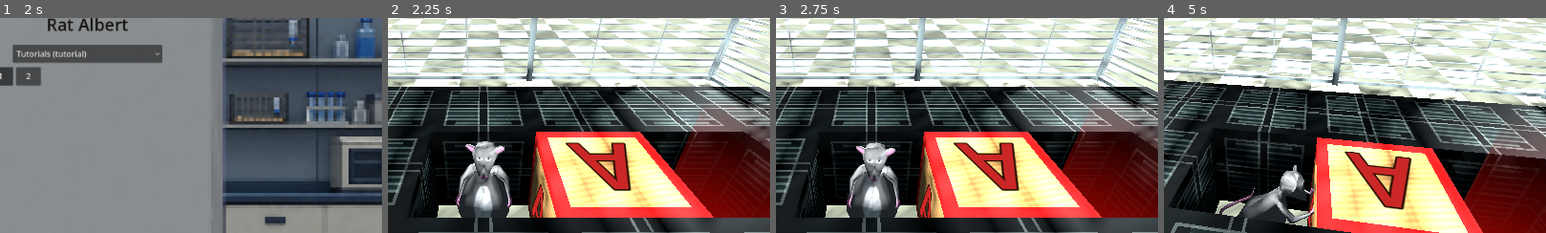
Above: before the commit, frames 1-4 (left to right).
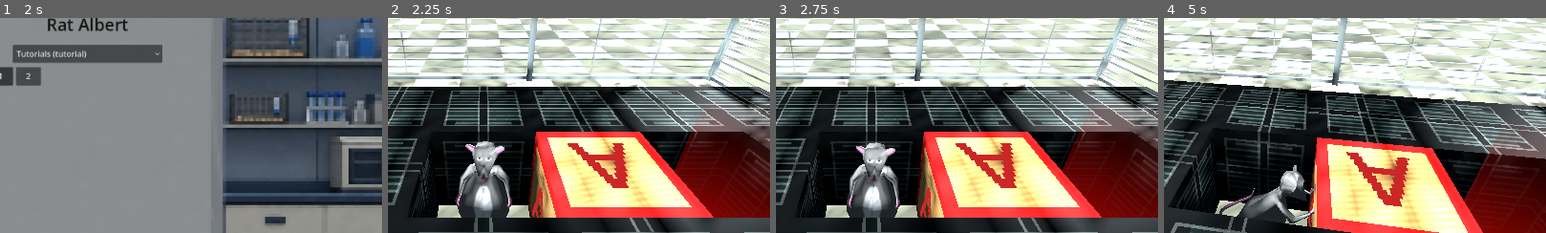
Above: after the commit, the same moments.

Repository: carsonthorne/gumpjam-2026
Game: Godot game, scene res://scenes/start_menu.tscn
The game is run twice, just before and just after one commit, with the same random seed, the same clock (stepped at 60 frames per second) and the same inputs. Sound files missing from this copy of the repository are replaced by a short silence.
Inputs (mouse positions are % of the whole screen's width and height, from its top left):
- Up to frame 1 (2 s): click "Level Select" at 0.5 s; click "1" at 1.25 s
- Up to frame 2 (2.25 s): click "Start" at 2 s
- Up to frame 3 (2.75 s): no input
- Up to frame 4 (5 s): click "Pause" at 2.75 s; click "Restart" at 3.5 s; move the mouse to (72, 45) at 4.27 s; hold D (move_right) from 4.28 s (still down); tap Left (camera_left) at 4.35 s; click (72, 45) at 4.42 s
The pictures show only the part of the screen within x 38-88%, y 28-78%; the shares and areas given below are measured in that part.

Frame 1 is identical in both runs. In frame 2, 0.9% of the frame differs, in the area x 37-64%, y 57-93%; in frame 3, 0.9%; in frame 4, 1.0%, in the area x 37-65%, y 61-97%.

Commit message:
change font on blocks

Diff:
--- a/scripts/push_block.gd
+++ b/scripts/push_block.gd
@@ -168,11 +168,14 @@
 	var label := Label3D.new()
 	label.name = "Letter"
 	label.text = block_letter.substr(0, 1).to_upper()
-	label.pixel_size = 0.006
-	label.font_size = 128
+	label.pixel_size = 0.024
+	label.font_size = 32
+	label.texture_filter = BaseMaterial3D.TEXTURE_FILTER_NEAREST
+	label.alpha_cut = Label3D.ALPHA_CUT_DISCARD
+	label.alpha_scissor_threshold = 0.5
 	label.modulate = block_color
-	label.outline_size = 10
-	label.outline_modulate = Color(0.18, 0.08, 0.03, 1.0)
+	label.outline_size = 2
+	label.outline_modulate = Color.BLACK
 	label.horizontal_alignment = HORIZONTAL_ALIGNMENT_CENTER
 	label.vertical_alignment = VERTICAL_ALIGNMENT_CENTER
 	label.position = Vector3(0.0, -0.01, 0.004)
--- a/tests/layout_runtime.gd
+++ b/tests/layout_runtime.gd
@@ -137,6 +137,13 @@
 	assert(generated.get_node("Walls").get_child_count() == 35)
 	assert(generated.get_node("Crates").get_child_count() == 7)
 	assert(generated.get_node("Targets").get_child_count() == 7)
+	var block_letters := generated.get_node("Crates/Crate_3_2/RigidBody3D").find_children("Letter", "Label3D", true, false)
+	assert(block_letters.size() == 5, "Movable blocks must show a letter on every visible face")
+	var pixel_letter := block_letters[0] as Label3D
+	assert(pixel_letter.font_size == 32 and is_equal_approx(pixel_letter.pixel_size, 0.024), "Block letters must render at a visibly pixelated resolution")
+	assert(pixel_letter.texture_filter == BaseMaterial3D.TEXTURE_FILTER_NEAREST, "Block letters must use nearest-neighbor filtering")
+	assert(pixel_letter.alpha_cut == Label3D.ALPHA_CUT_DISCARD, "Block letters must use crisp one-bit edges")
+	assert(pixel_letter.outline_size == 2 and pixel_letter.outline_modulate == Color.BLACK, "Block letters must have a thin black border")
 	assert(main.get_node("Player").position == Vector3(-2, 0, -2))
 	for i in 10:
 		await get_tree().physics_frame
Not shown, changed: .DS_Store
